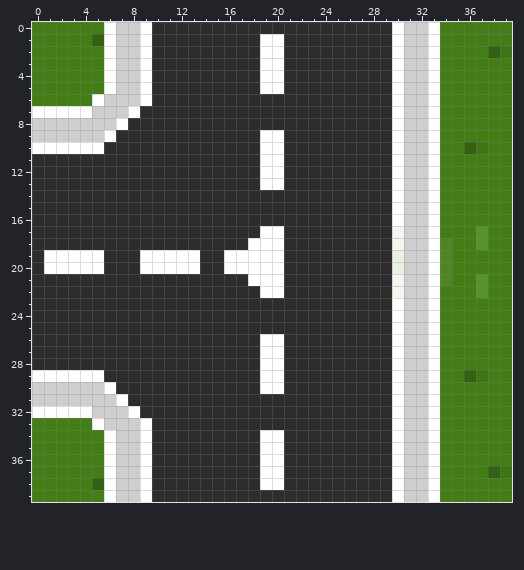
Pixel-art sprite, stored at trunk/Images/routeTgauche0.png. The first picture shows the starting point.
The file is 40x40 pixels. Colours within 5 levels of each other are drawn and written as one.
Once edited:
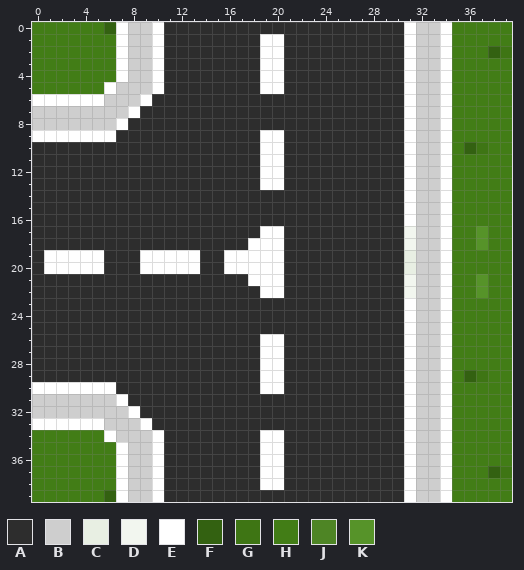
Palette (. is transparent): A #2d2d2d  B #cecece  C #e8efe3  D #f2f6ef  E #ffffff  F #336111  G #3e7514  H #427d16  J #4e8525  K #569329
Commit message: correction route T gauche
Difference:
y 0: x 6..7 EB -> FE; x 9..10 EA -> BE; x 30..31 EB -> AE; x 33..34 EH -> BE
y 1: x 5..7 FEB -> HHE; x 9..10 EA -> BE; x 30..31 EB -> AE; x 33..34 EH -> BE
y 2..4: x 6..7 EB -> HE; x 9..10 EA -> BE; x 30..31 EB -> AE; x 33..34 EH -> BE
y 5: x 9..10 EA -> BE; x 30..31 EB -> AE; x 33..34 EH -> BE
y 6: x 0..4 HHHHH -> EEEEE; x 30..31 EB -> AE; x 33..34 EH -> BE
y 7: x 0..4 EEEEE -> BBBBB; x 30..31 EB -> AE; x 33..34 EH -> BE
y 8: x 30..31 EB -> AE; x 33..34 EH -> BE
y 9: x 0..5 BBBBBB -> EEEEEE; x 30..31 EB -> AE; x 33..34 EH -> BE
y 10: x 0..5 EEEEEE -> AAAAAA; x 30..31 EB -> AE; x 33..34 EH -> BE
y 11..16: x 30..31 EB -> AE; x 33..34 EH -> BE
y 17: x 30..31 DB -> AD; x 33..34 EH -> BE
y 18: x 30..31 DB -> AD; x 33..34 EJ -> BE
y 19..20: x 30..31 CB -> AC; x 33..34 EJ -> BE
y 21: x 30..31 DB -> AD; x 33..34 EJ -> BE
y 22: x 30..31 DB -> AD; x 33..34 EH -> BE
y 23..28: x 30..31 EB -> AE; x 33..34 EH -> BE
y 29: x 0..5 EEEEEE -> AAAAAA; x 30..31 EB -> AE; x 33..34 EH -> BE
y 30: x 0..5 BBBBBB -> EEEEEE; x 30..31 EB -> AE; x 33..34 EH -> BE
y 31: x 30..31 EB -> AE; x 33..34 EH -> BE
y 32: x 0..4 EEEEE -> BBBBB; x 30..31 EB -> AE; x 33..34 EH -> BE
y 33: x 0..4 HHHHH -> EEEEE; x 30..31 EB -> AE; x 33..34 EH -> BE
y 34: x 9..10 EA -> BE; x 30..31 EB -> AE; x 33..34 EH -> BE
y 35..37: x 6..7 EB -> HE; x 9..10 EA -> BE; x 30..31 EB -> AE; x 33..34 EH -> BE
y 38: x 5..7 FEB -> HHE; x 9..10 EA -> BE; x 30..31 EB -> AE; x 33..34 EH -> BE
y 39: x 6..7 EB -> FE; x 9..10 EA -> BE; x 30..31 EB -> AE; x 33..34 EH -> BE
Where, in picture pixels (left, top, right, bottom), the same in both pictures:
changed: (32, 22, 164, 154)
changed: (392, 22, 452, 502)
changed: (32, 370, 164, 502)
